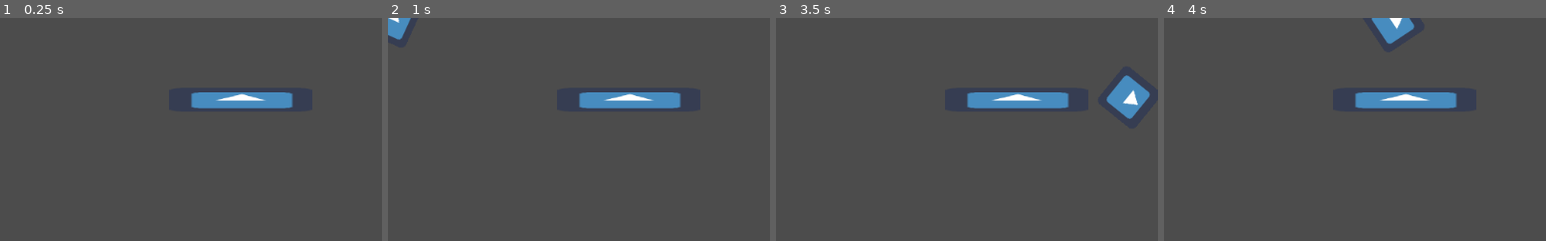
Above: before the commit, frames 1-4 (left to right).
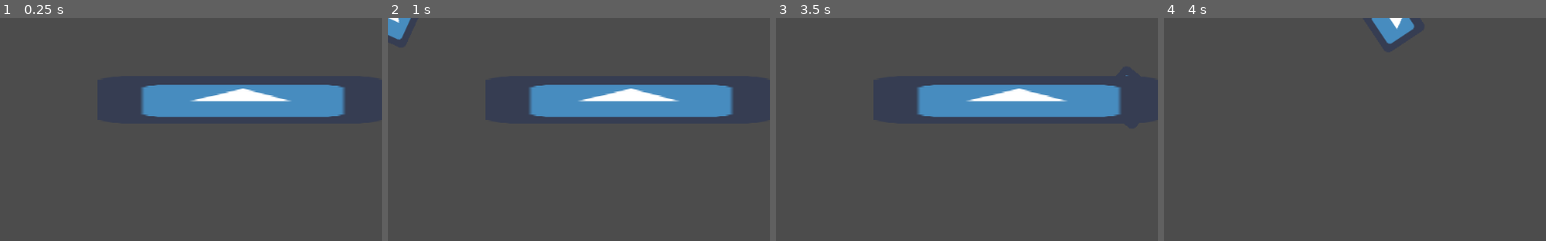
Above: after the commit, the same moments.

Repository: K2rlXYZ/Mits-Jam
Game: Godot game, scene res://Scenes/Levels/World.tscn
Two runs of this game, one before a commit and one after it. Both use one fixed random seed, a clock stepped at 60 frames per second and the inputs below. The engine's default icon, where the game draws it, is replaced by a stand-in: a white triangle on a blue panel in a dark square.
Inputs (mouse positions are % of the whole screen's width and height, from its top left):
- Up to frame 1 (0.25 s): no input
- Up to frame 2 (1 s): tap Enter at 0.5 s; move the mouse to (72, 45) at 0.52 s; hold D (move_right) from 0.53 s (still down); hold E (pick_up) from 0.53 s (still down)
- Up to frame 3 (3.5 s): move the mouse to (30, 55) at 1.27 s; release D (move_right) at 1.28 s; release E (pick_up) at 1.28 s; hold S (move_down) 1.28-2.03 s; tap E (pick_up) at 1.35, 2.85 s; move the mouse to (60, 28) at 2.02 s; hold D (move_right) 2.03-2.78 s; hold E (pick_up) 2.03-2.78 s; move the mouse to (45, 70) at 2.77 s; hold W (move_up) from 2.78 s (still down)
- Up to frame 4 (4 s): move the mouse to (80, 65) at 3.52 s; release W (move_up) at 3.53 s; hold A (move_left) from 3.53 s (still down); hold E (pick_up) from 3.53 s (still down)
The pictures show only the part of the screen within x 16-66%, y 0-50%; the shares and areas given below are measured in that part.

The runs differ from the first frame. In frame 1, 6.6% of the frame differs, in the area x 36-91%, y 29-45%; in frame 2, 6.6%; in frame 3, 7.4%, in the area x 36-98%, y 26-46%; in frame 4, 1.9%.

Commit message:
pickup

Diff:
--- a/Player.gd
+++ b/Player.gd
@@ -21,9 +21,10 @@
 	if Input.is_action_pressed("move_down"):
 		move_dir.y += 1
 
-	#pick u a weapon
-	if Input.is_action_pressed("pick_up"):
+	#pick up a weapon
+	if Input.is_action_just_pressed("pick_up"):
 		for body in $Area2D.get_overlapping_bodies():
+			print("pede")
 			if body.is_in_group("Weapons"):
 				body.queue_free()
 
--- a/Scenes/Levels/Weapon.tscn
+++ b/Scenes/Levels/Weapon.tscn
@@ -1,13 +1,18 @@
-[gd_scene load_steps=2 format=2]
+[gd_scene load_steps=3 format=2]
 
 [ext_resource path="res://icon.png" type="Texture" id=1]
 
-[node name="Weapon" type="Node2D" groups=["Weapons"]]
+[sub_resource type="RectangleShape2D" id=1]
+
+[node name="Weapon" type="StaticBody2D" groups=["Weapons"]]
+scale = Vector2( 2, 2 )
+collision_layer = 512
+collision_mask = 2
 
 [node name="Sprite" type="Sprite" parent="."]
 scale = Vector2( 3, 0.5 )
 texture = ExtResource( 1 )
 
-[node name="StaticBody2D" type="StaticBody2D" parent="."]
-scale = Vector2( 5, 0.5 )
-collision_layer = 512
+[node name="CollisionShape2D" type="CollisionShape2D" parent="." groups=["Weapons"]]
+scale = Vector2( 10, 2 )
+shape = SubResource( 1 )
--- a/Scenes/Levels/World.tscn
+++ b/Scenes/Levels/World.tscn
@@ -1,32 +1,12 @@
-[gd_scene load_steps=7 format=2]
+[gd_scene load_steps=4 format=2]
 
-[ext_resource path="res://Player.gd" type="Script" id=1]
-[ext_resource path="res://icon.png" type="Texture" id=2]
+[ext_resource path="res://Scenes/Objects/Player.tscn" type="PackedScene" id=1]
 [ext_resource path="res://Scenes/Levels/house.tscn" type="PackedScene" id=3]
 [ext_resource path="res://Scenes/Levels/Weapon.tscn" type="PackedScene" id=4]
 
-[sub_resource type="CircleShape2D" id=1]
-
-[sub_resource type="CircleShape2D" id=2]
-
 [node name="World" type="Node2D"]
 
-[node name="Player" type="KinematicBody2D" parent="."]
-script = ExtResource( 1 )
-
-[node name="Sprite" type="Sprite" parent="Player"]
-texture = ExtResource( 2 )
-
-[node name="CollisionShape2D" type="CollisionShape2D" parent="Player"]
-scale = Vector2( 4, 4 )
-shape = SubResource( 1 )
-
-[node name="Area2D" type="Area2D" parent="Player"]
-scale = Vector2( 6, 6 )
-collision_mask = 513
-
-[node name="CollisionShape2D" type="CollisionShape2D" parent="Player/Area2D"]
-shape = SubResource( 2 )
+[node name="Player" parent="." instance=ExtResource( 1 )]
 
 [node name="StaticBody2D" parent="." instance=ExtResource( 3 )]
 position = Vector2( 683, 392 )
--- /dev/null
+++ b/Scenes/Objects/Player.tscn
@@ -0,0 +1,25 @@
+[gd_scene load_steps=5 format=2]
+
+[ext_resource path="res://icon.png" type="Texture" id=1]
+[ext_resource path="res://Player.gd" type="Script" id=2]
+
+[sub_resource type="CircleShape2D" id=1]
+
+[sub_resource type="CircleShape2D" id=2]
+
+[node name="Player" type="KinematicBody2D"]
+script = ExtResource( 2 )
+
+[node name="Sprite" type="Sprite" parent="."]
+texture = ExtResource( 1 )
+
+[node name="CollisionShape2D" type="CollisionShape2D" parent="."]
+scale = Vector2( 4, 4 )
+shape = SubResource( 1 )
+
+[node name="Area2D" type="Area2D" parent="."]
+scale = Vector2( 6, 6 )
+collision_mask = 513
+
+[node name="CollisionShape2D" type="CollisionShape2D" parent="Area2D"]
+shape = SubResource( 2 )
Not shown, added: Assets/Player/player.png.import
Not shown, added: Assets/Weapons/garfield_kass.png.import
Not shown, added: Assets/Weapons/must_kass.png.import
